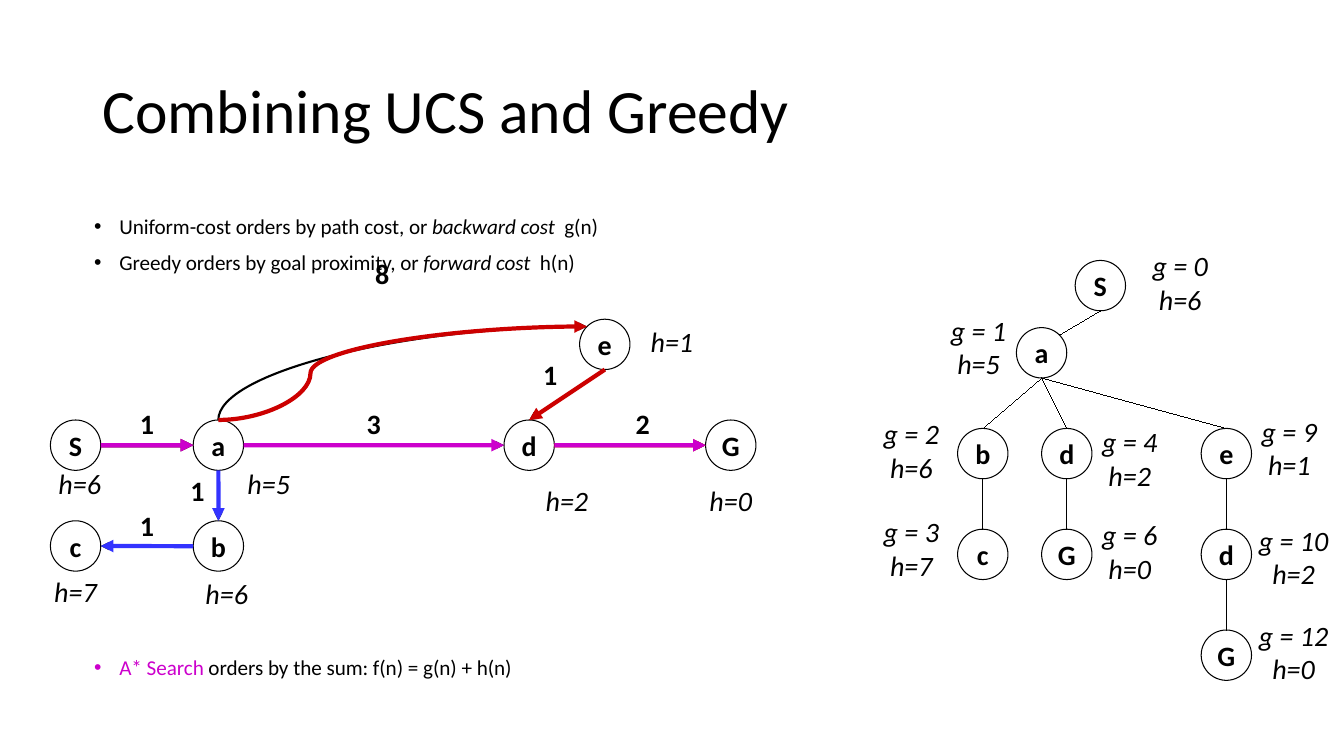
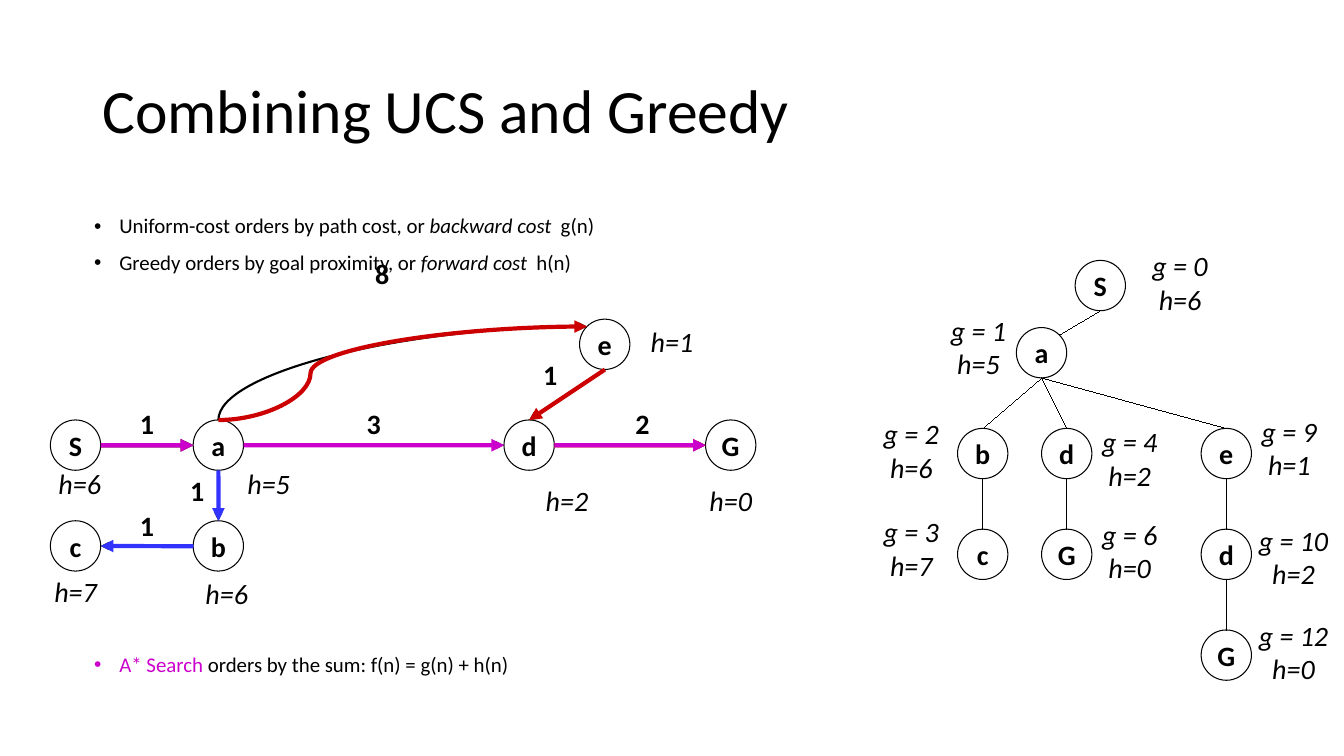
Before and after one commit to imranbuttcodes/SEMESTER_5, a slide deck: slide 5 of Artificial Intelligence/Course Material/Lec_07_Informed_Search_II.pptx. Drawn at 1344x756 pixels with LibreOffice and Linux fonts; fonts in the diff are those of the drawing. Boxes give left, top, right and bottom in pixels: in the first picture for what was removed or moved away, otherwise in the second. Text is boxed around its words. In the diff, an @@ line names an element or a change of style, - is before the commit and + after.

```diff
--- a/Artificial Intelligence/Course Material/Lec_07_Informed_Search_II.pptx
+++ b/Artificial Intelligence/Course Material/Lec_07_Informed_Search_II.pptx
@@ text "Uniform-cost orders by path cost, ..." at <box>119,218,594,676</box>: size 15 to 14.9 pt @@
```
Also in this commit, not shown: 9 other slides changed, 7 other files.
